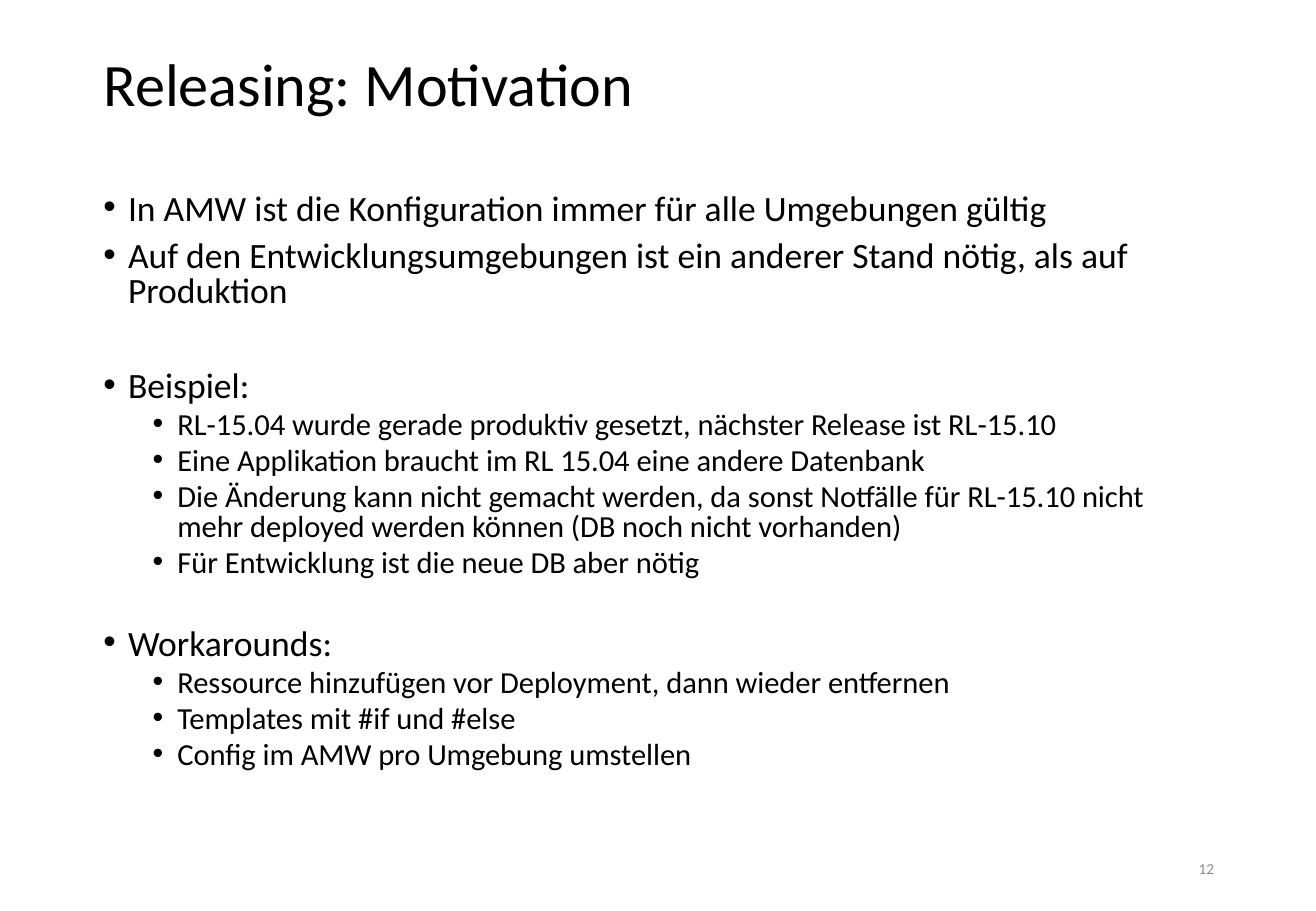
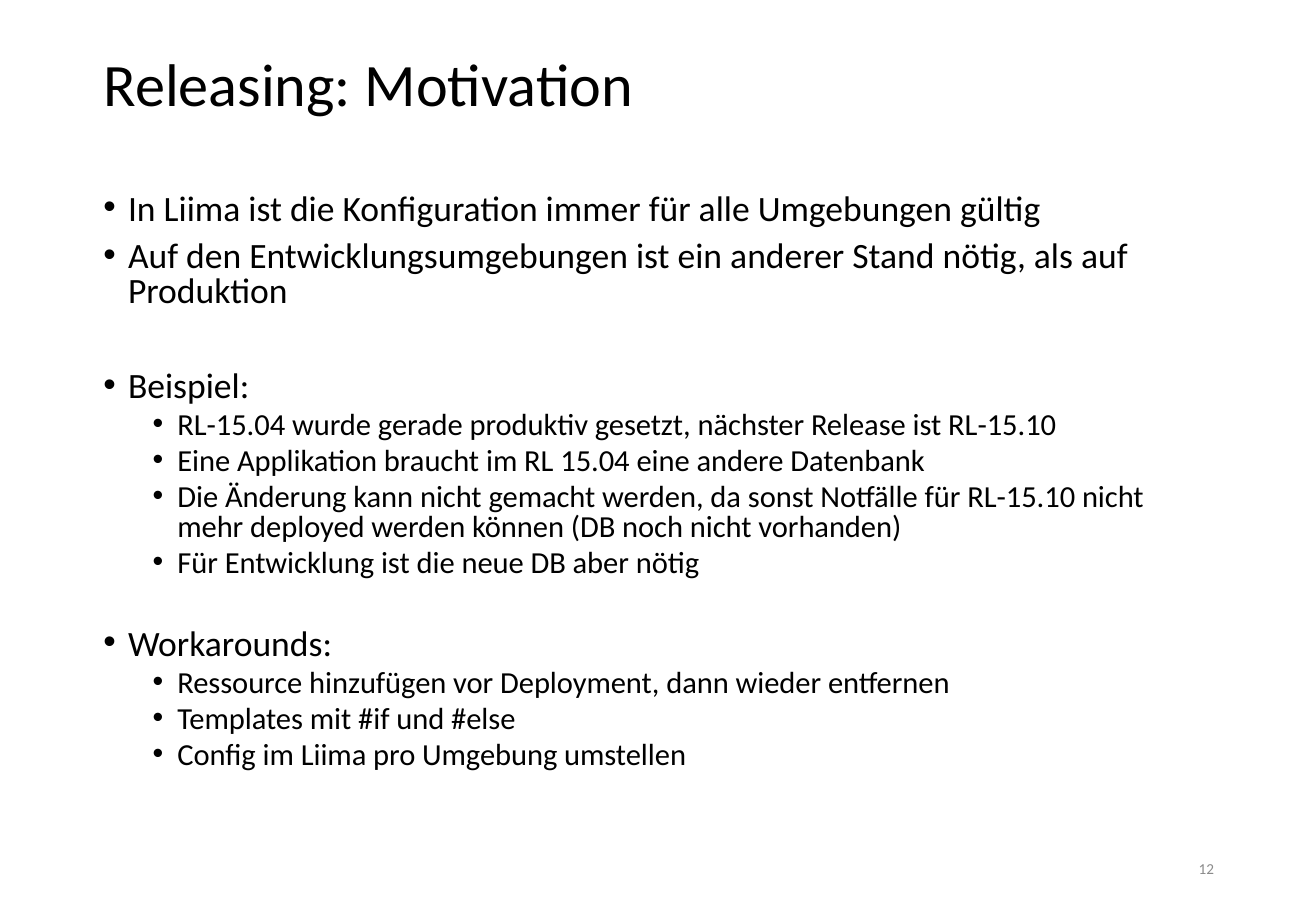
Before and after one commit to liimaorg/docs, a slide deck: slide 12 of content/feature-presentation/AMW_Features.pptx. Drawn at 1316x911 pixels with LibreOffice and Linux fonts; fonts in the diff are those of the drawing. Boxes give left, top, right and bottom in pixels: in the first picture for what was removed or moved away, otherwise in the second. Text is boxed around its words. In the diff, an @@ line names an element or a change of style, - is before the commit and + after.

Commit message:
replace amw with liima in feature presentation

```diff
--- a/content/feature-presentation/AMW_Features.pptx
+++ b/content/feature-presentation/AMW_Features.pptx
@@ text at (128, 196, 1040, 227): text changed @@
-• In AMW ist die Konfiguration immer für alle Umgebungen gültig
+• In Liima ist die Konfiguration immer für alle Umgebungen gültig
@@ text at (177, 743, 686, 771): text changed @@
-  • Config im AMW pro Umgebung umstellen
+  • Config im Liima pro Umgebung umstellen
```
Also in this commit, not shown: 7 other slides changed.
